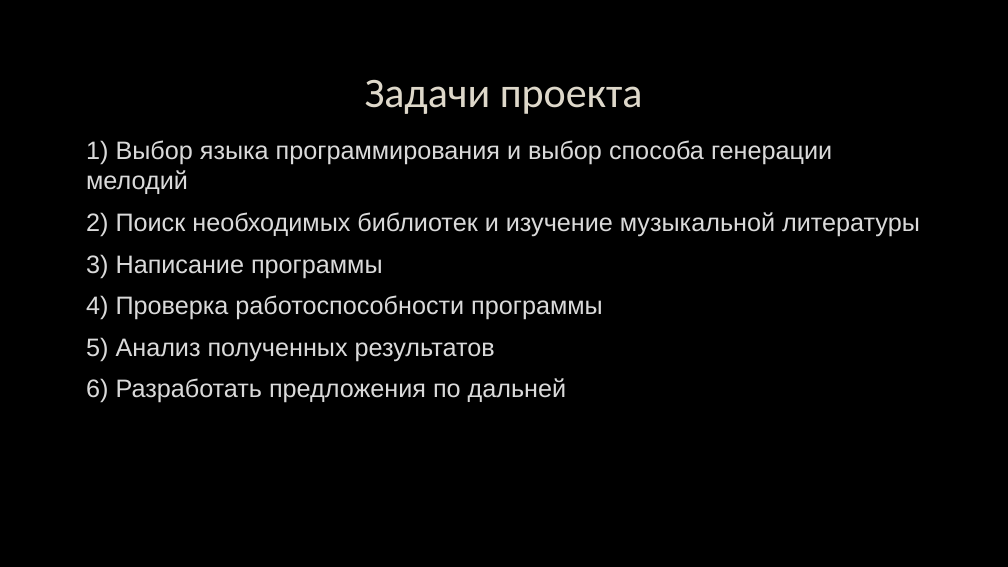
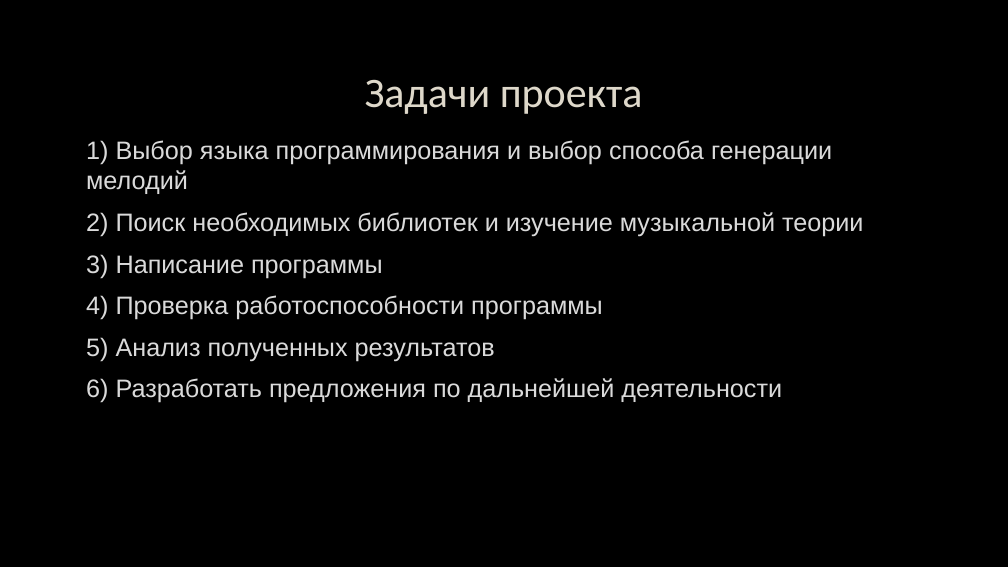
Before and after one commit to EugeniaBee/Melody-generator, a slide deck: slide 3 of Программа_Генерирующая_Музыку_ИП_Фрик_Евгений_2022.pptx. Drawn at 1008x567 pixels with LibreOffice and Linux fonts; fonts in the diff are those of the drawing; background and template pictures are left out. Boxes give left, top, right and bottom in pixels: in the first picture for what was removed or moved away, otherwise in the second. Text is boxed around its words. In the diff, an @@ line names an element or a change of style, - is before the commit and + after.

```diff
--- a/Программа_Генерирующая_Музыку_ИП_Фрик_Евгений_2022.pptx
+++ b/Программа_Генерирующая_Музыку_ИП_Фрик_Евгений_2022.pptx
@@ text at (86,212,863,237): text changed @@
-2) Поиск необходимых библиотек и изучение музыкальной литературы
+2) Поиск необходимых библиотек и изучение музыкальной теории
@@ text at (86,378,782,403): text changed @@
-6) Разработать предложения по дальней
+6) Разработать предложения по дальнейшей деятельности
```
Also in this commit, not shown: 3 other slides changed, 1 slide added.
